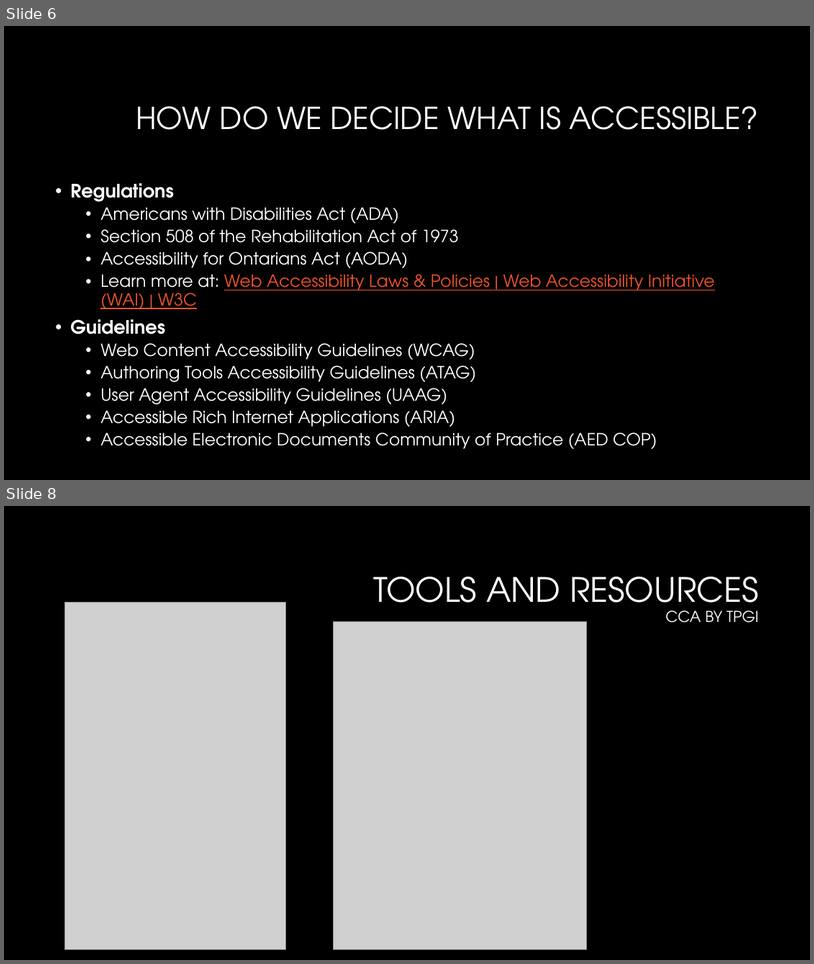
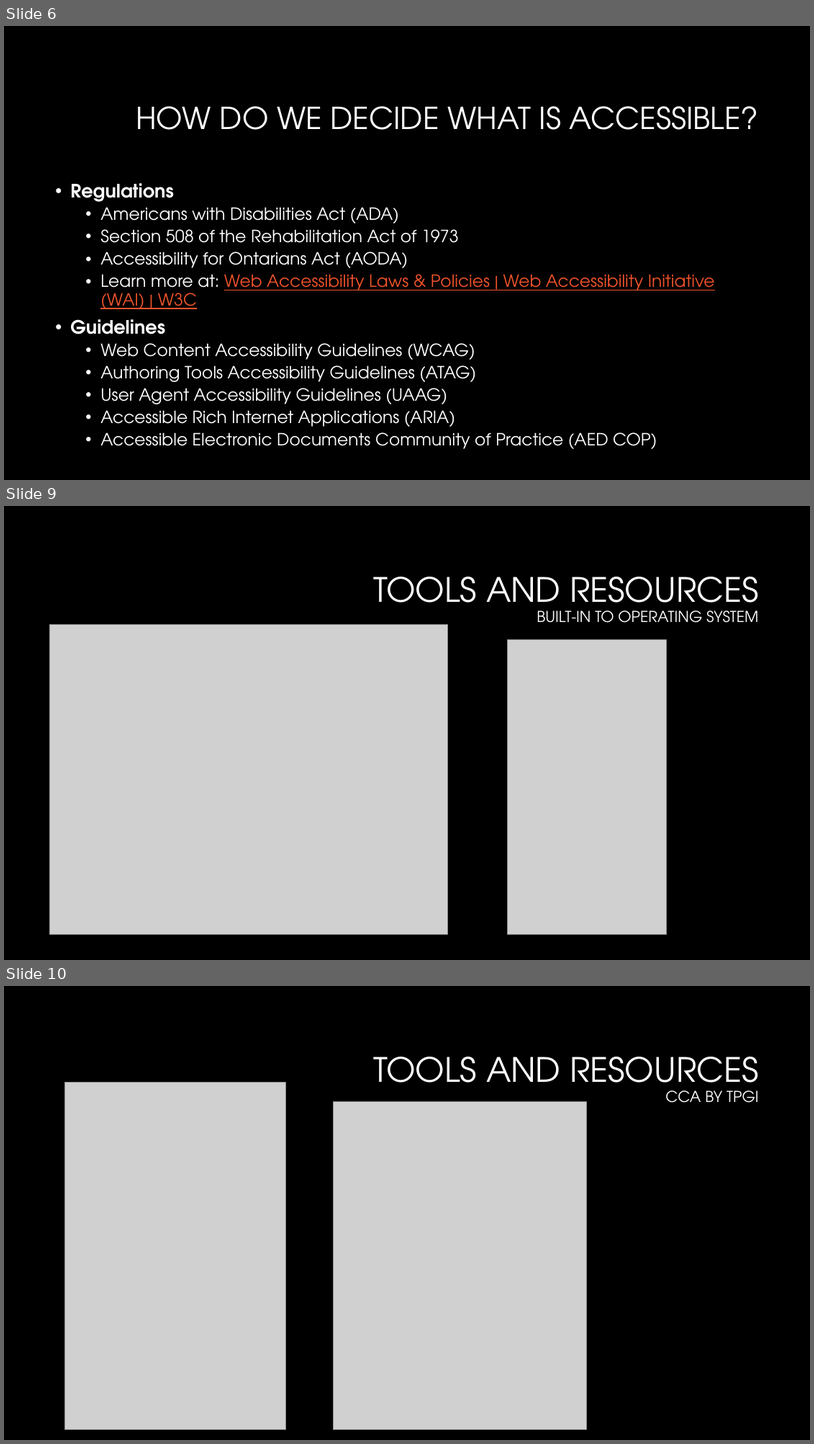
Before and after one commit to CorgiDev/A11y-Materials, a slide deck: Presenations/2023 Presentations/2023_Accessibility Testing.pptx. Shown one above the other, each under a label of ours: slides 6 and 8 before the commit, slides 6, 9 and 10 after it; the slides between them are not shown. The pictures are 814x964 and 814x1444 pixels, drawn with LibreOffice and Linux fonts; fonts in the diff are those of the drawing; grey boxes stand for pictures; background and template pictures are left out. Boxes give left, top, right and bottom in pixels: in the first picture for what was removed or moved away, otherwise in the second. Text is boxed around its words. In the diff, an @@ line names an element or a change of style, - is before the commit and + after.

```diff
--- a/Presenations/2023 Presentations/2023_Accessibility Testing.pptx
+++ b/Presenations/2023 Presentations/2023_Accessibility Testing.pptx
@@ slide 9 added at [4, 506, 810, 960], background #000000 @@
@@ title added at [373, 577, 759, 623], 18 pt, text #FFFFFF @@
+TOOLS AND RESOURCES
+BUILT-IN TO OPERATING SYSTEM
@@ picture added at [49, 625, 448, 934] @@
@@ picture added at [508, 640, 666, 934] @@
@@ what was slide 8 is now slide 10 @@
```
Also in this commit, not shown: 4 slides changed.
